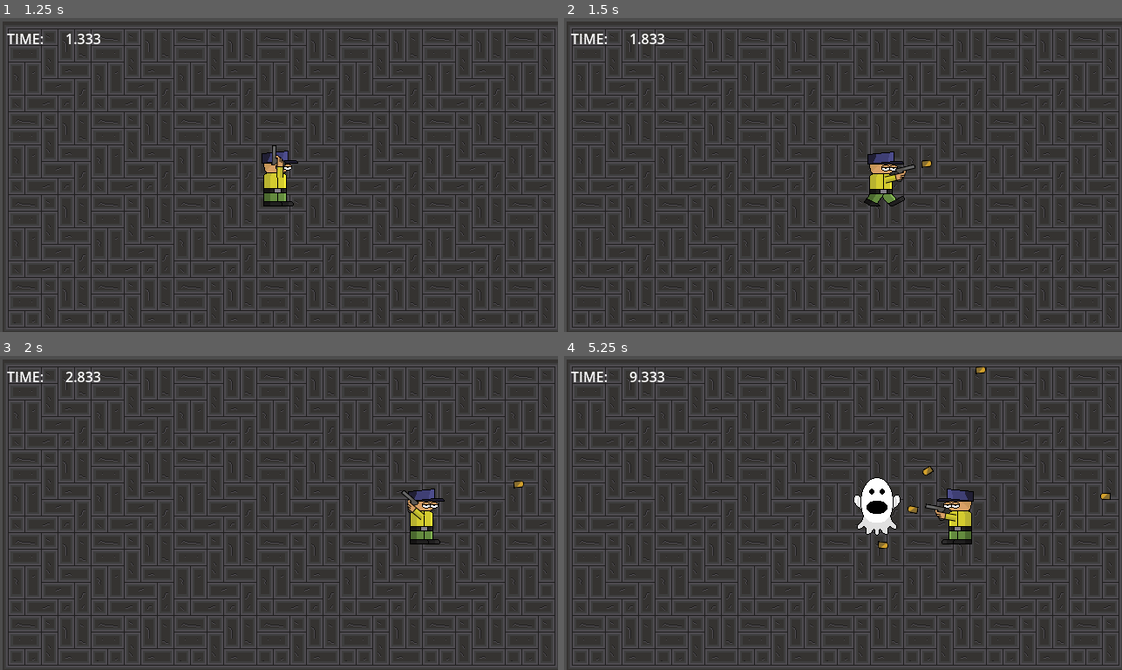
Above: before the commit, frames 1-4 (two rows, left to right).
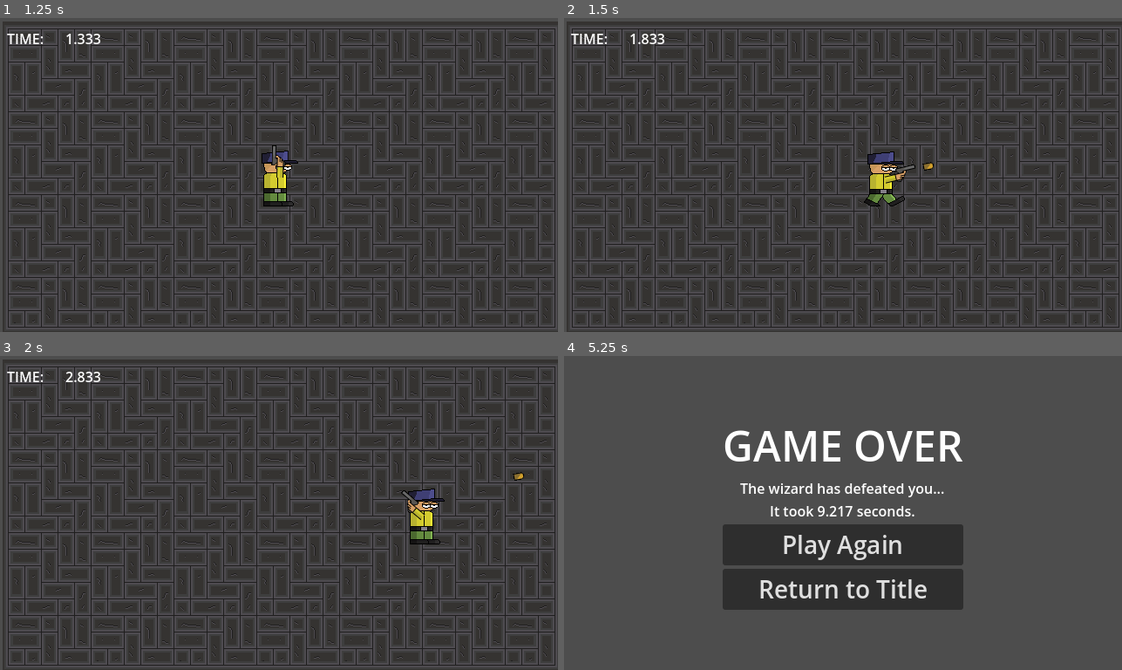
Above: after the commit, the same moments.

Repository: BriarLeaves/gun-wizard-loop-game
Game: Godot game, scene res://start_menu.tscn
Same seed, same stepped clock (60 frames per second), same inputs: the game is played once before the commit and once after it. Sound files missing from this copy of the repository are replaced by a short silence.
Inputs (mouse positions are in pixels of both pictures, inside the frame that each line leads up to):
- Up to frame 1 (1.25 s): click "Start Game" at 0.5 s
- Up to frame 2 (1.5 s): tap Enter at 1.25 s; move the mouse to (965, 159) at 1.27 s; hold D (move_right) from 1.28 s (still down); click (965, 159) at 1.35 s
- Up to frame 3 (2 s): keep holding D (move_right)
- Up to frame 4 (5.25 s): move the mouse to (731, 528) at 2.02 s; release D (move_right) at 2.03 s; hold S (move_down) 2.03-2.78 s; click (731, 528) at 2.1 s; move the mouse to (898, 443) at 2.77 s; hold D (move_right) 2.78-3.53 s; click (898, 443) at 2.85 s; move the mouse to (815, 575) at 3.52 s; hold W (move_up) 3.53-4.28 s; click (815, 575) at 3.6 s; move the mouse to (1010, 560) at 4.27 s; hold A (move_left) from 4.28 s (still down); click (1010, 560) at 4.35 s; move the mouse to (675, 465) at 5.02 s; click (675, 465) at 5.1 s

Frame 1 is identical in both runs. In frame 2, less than 0.1% of the frame differs, in the area x 64-67%, y 45-49%; in frame 3, less than 0.1%; in frame 4, 45%, in the area x 0-100%, y 1-100%.

Commit message:
Adjusted character shooting position

Diff:
--- a/gun-wizard-loop-game/player_character.tscn
+++ b/gun-wizard-loop-game/player_character.tscn
@@ -72,7 +72,7 @@
 offset = Vector2(19, 0)
 
 [node name="ShootingPoint" type="Node2D" parent="Arm"]
-position = Vector2(37, -6)
+position = Vector2(38, 0)
 
 [node name="Collider" type="CollisionShape2D" parent="."]
 shape = SubResource("RectangleShape2D_5up26")
